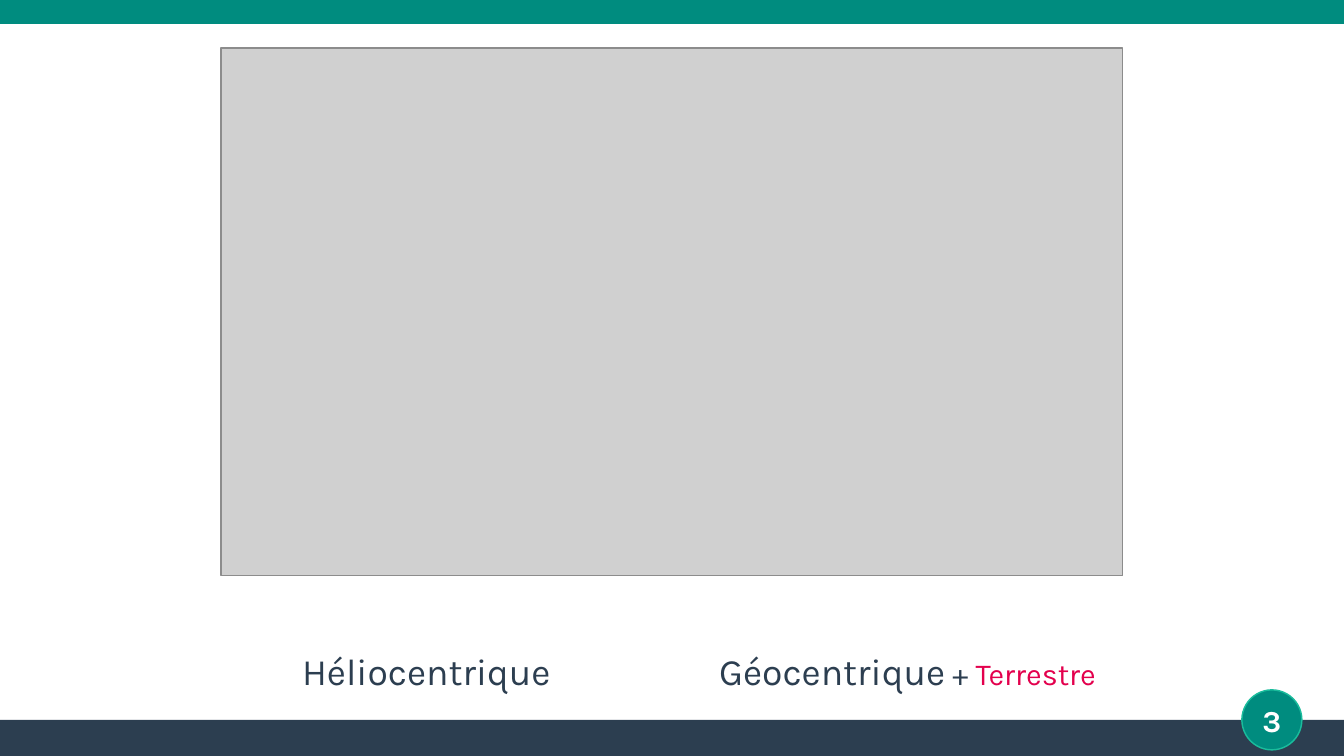
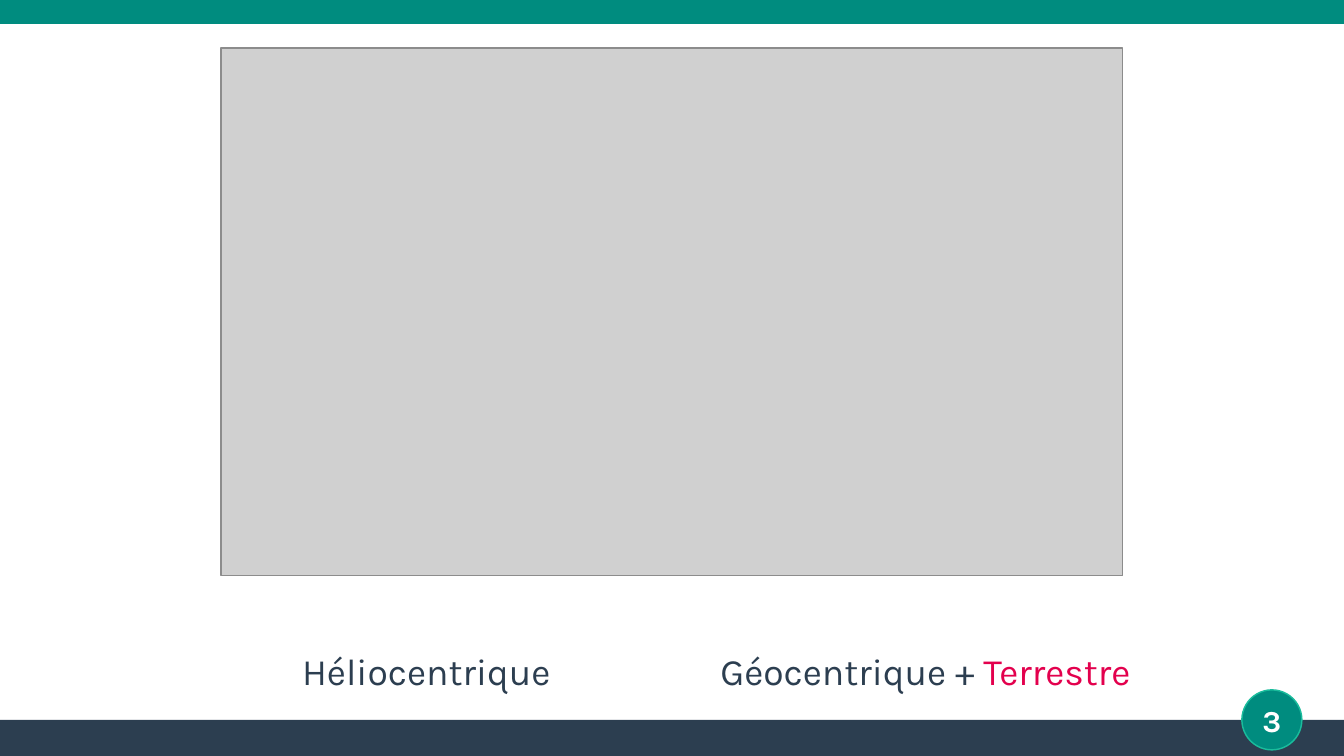
Before and after one commit to stoleks/Agregat-2022, a slide deck: slide 3 of LP/01-gravitation/gravitation.odp. Drawn at 1344x756 pixels with LibreOffice and Linux fonts; fonts in the diff are those of the drawing; grey boxes stand for pictures; background and template pictures are left out. Boxes give left, top, right and bottom in pixels: in the first picture for what was removed or moved away, otherwise in the second. Text is boxed around its words. In the diff, an @@ line names an element or a change of style, - is before the commit and + after.

```diff
--- a/LP/01-gravitation/gravitation.odp
+++ b/LP/01-gravitation/gravitation.odp
@@ text "Géocentrique + Terrestre" at (x1=720, y1=656, x2=1130, y2=694): size 18 to 22 pt in "+ Terrestre" @@
```
Also in this commit, not shown: 2 other slides changed, 13 other files.
